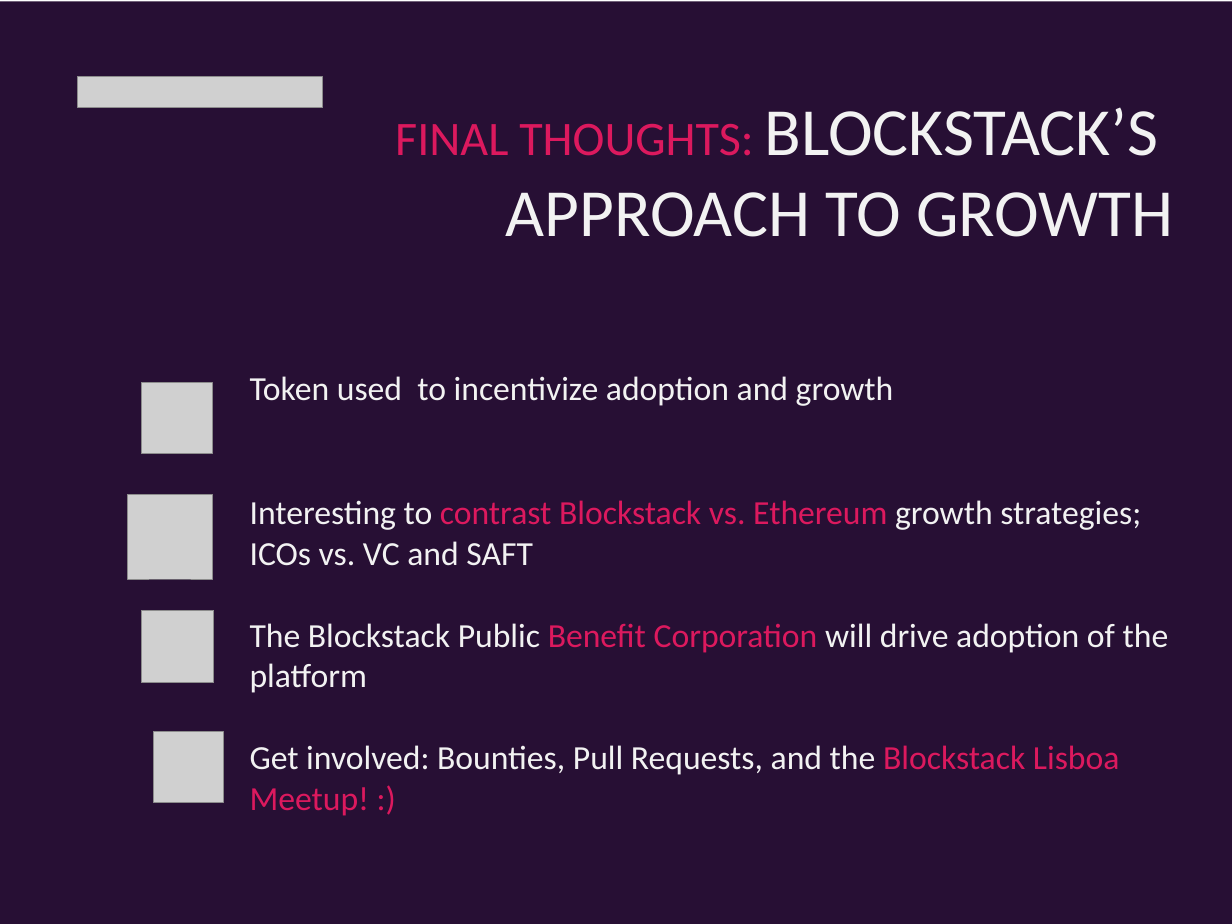
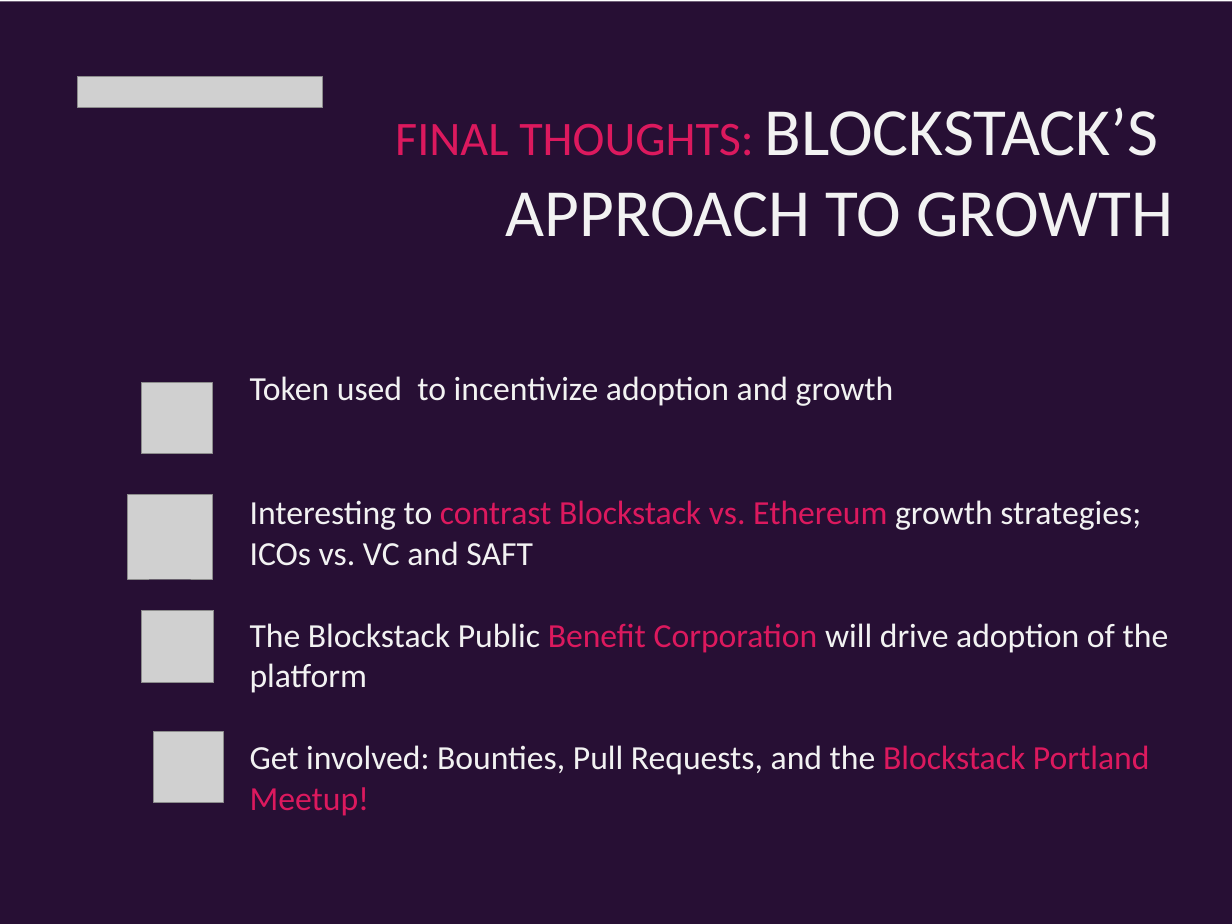
Before and after one commit to dantrevino/talks, a slide deck: slide 16 of 2018-06-01 - Atlanta Dapphack/blockstack4beginners.pptx. Drawn at 1232x924 pixels with LibreOffice and Linux fonts; fonts in the diff are those of the drawing; grey boxes stand for pictures. Boxes give left, top, right and bottom in pixels: in the first picture for what was removed or moved away, otherwise in the second. Text is boxed around its words. In the diff, an @@ line names an element or a change of style, - is before the commit and + after.

```diff
--- a/2018-06-01 - Atlanta Dapphack/blockstack4beginners.pptx
+++ b/2018-06-01 - Atlanta Dapphack/blockstack4beginners.pptx
@@ text at (250,745,1150,816): text changed @@
-Get involved: Bounties, Pull Requests, and the Blockstack Lisboa Meetup! :)
+Get involved: Bounties, Pull Requests, and the Blockstack Portland Meetup!
```
Also in this commit, not shown: 12 other files.
